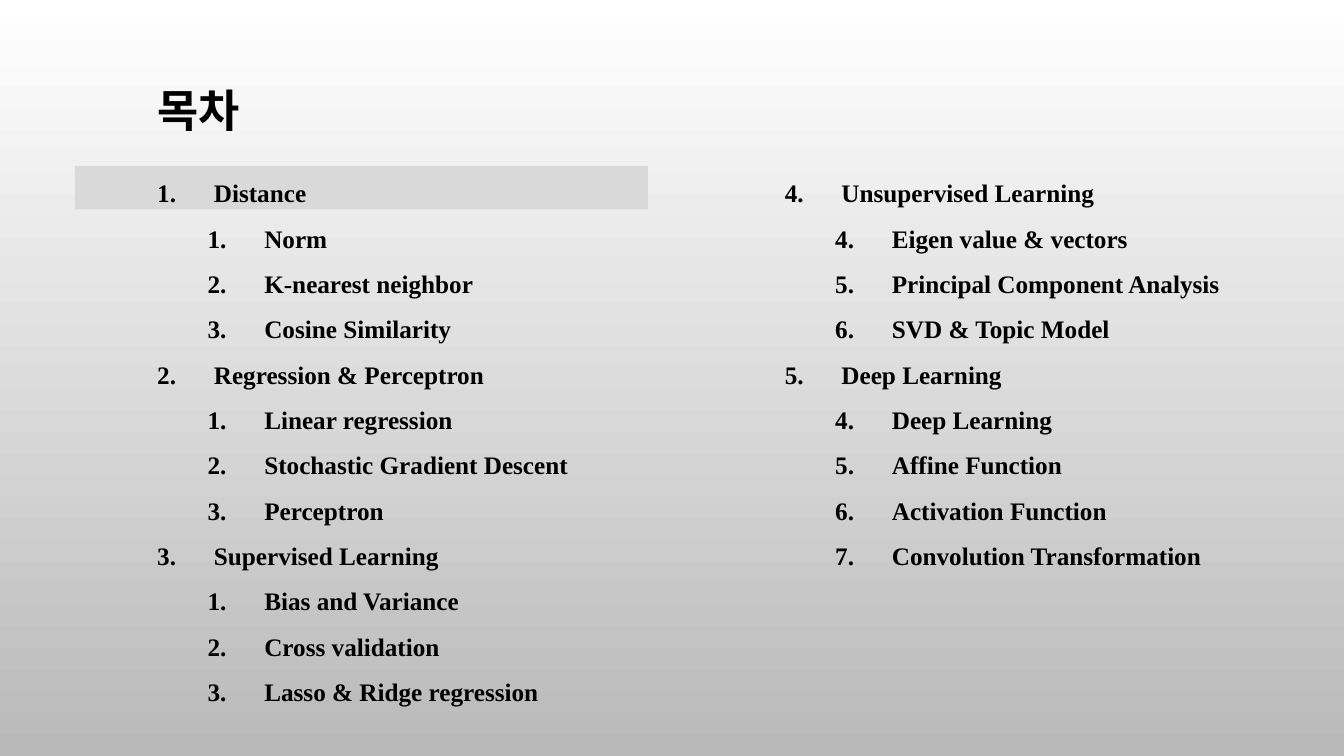
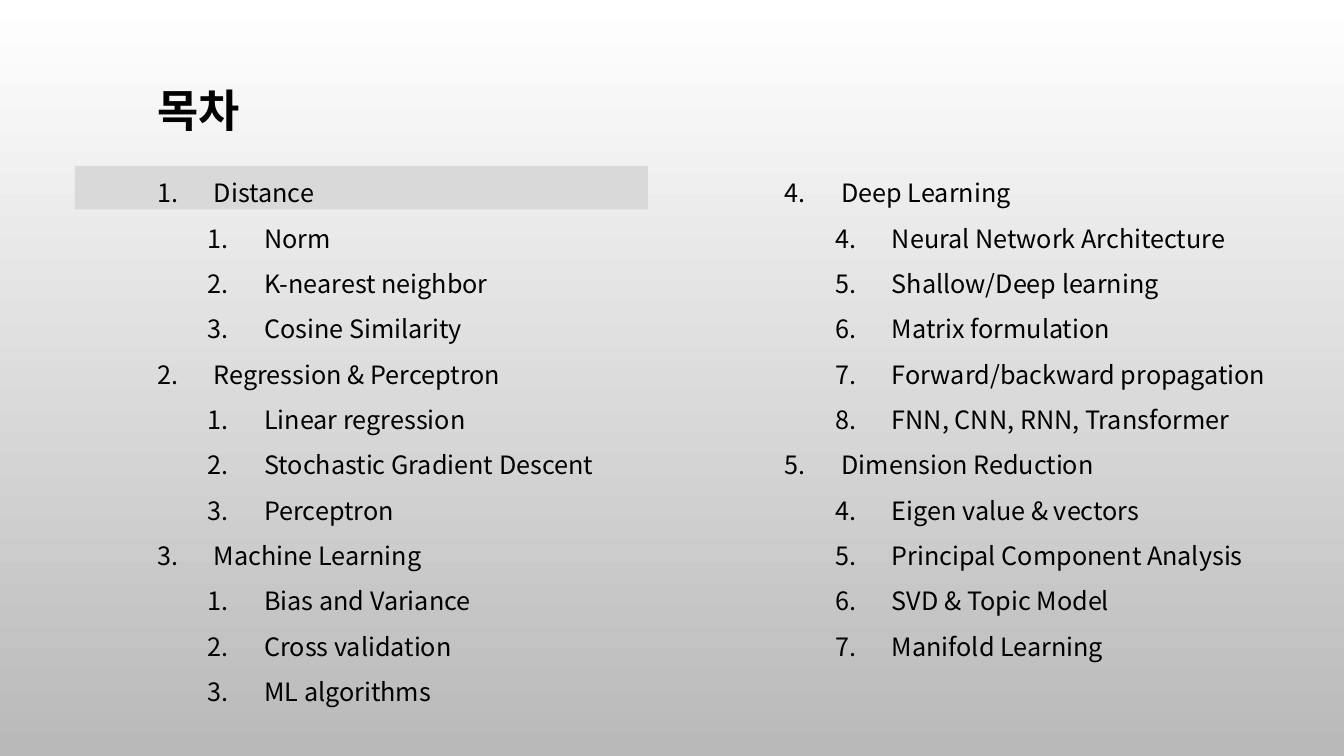
Before and after one commit to ancestor9/mathematics-for-machine-learning, a slide deck: slide 2 of 7_Applications of mathematics.pptx. Drawn at 1344x756 pixels with LibreOffice and Linux fonts; fonts in the diff are those of the drawing; background and template pictures are left out. Boxes give left, top, right and bottom in pixels: in the first picture for what was removed or moved away, otherwise in the second. Text is boxed around its words. In the diff, an @@ line names an element or a change of style, - is before the commit and + after.

```diff
--- a/7_Applications of mathematics.pptx
+++ b/7_Applications of mathematics.pptx
@@ text at <box>214,182,593,657</box>: font Times New Roman to Noto Sans CJK JP, bold off in "Distance", "Norm", "K-nearest neighbor", "Cosine Similarity" and 6 more places @@
@@ text at <box>841,182,1265,434</box>: text changed; font Times New Roman to Noto Sans CJK JP; bold off @@
-4. Unsupervised Learning
+4. Deep Learning
+  4. Neural Network Architecture
+  5. Shallow/Deep learning
+  6. Matrix formulation
+  7. Forward/backward propagation
+  8. FNN, CNN, RNN, Transformer
+5. Dimension Reduction
@@ text at <box>892,500,1243,616</box>: font Times New Roman to Noto Sans CJK JP, bold off in "Eigen value & vectors", "Principal Component Analysis", "SVD & Topic Model" @@
@@ text at <box>214,545,422,571</box>: text changed; font Times New Roman to Noto Sans CJK JP; bold off @@
-3. Supervised Learning
+3. Machine Learning
@@ text at <box>892,635,1103,662</box>: text changed; font Times New Roman to Noto Sans CJK JP; bold off @@
-5. Deep Learning
-  4. Deep Learning
-  5. Affine Function
-  6. Activation Function
-  7. Convolution Transformation
+  7. Manifold Learning
@@ text at <box>264,681,431,707</box>: text changed; font Times New Roman to Noto Sans CJK JP; bold off @@
-  3. Lasso & Ridge regression
+  3. ML algorithms
```
Also in this commit, not shown: 7 other slides changed, 11 slides added, 2 slides removed.
